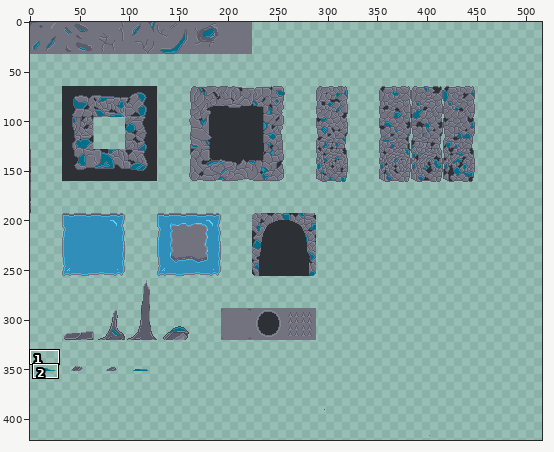
One commit to this pixel-art file: assets/tilesets/tilesets-1.aseprite. Above, an overview of the earlier version with the close-up marked.
Close-up. The starting point:
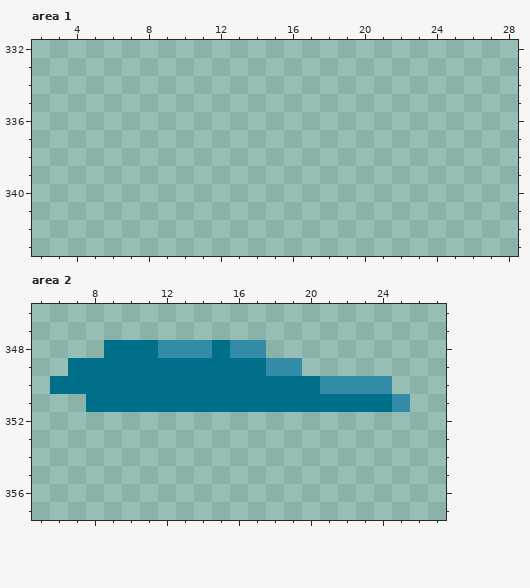
527x527 pixels, 1 frame. Colours within 5 levels of each other are drawn and written as one. Shown: area 1: x 2..28, y 332..343; area 2: x 5..27, y 346..357. The wide view leaves out empty margins. The commit also changed other parts of the picture, which this record leaves out.
After:
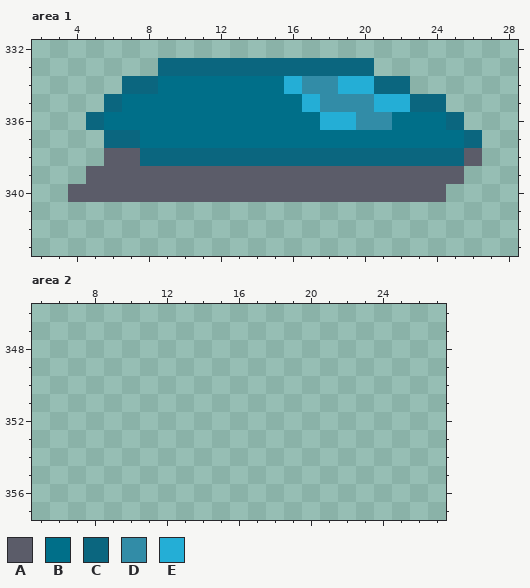
Palette (. is transparent): A #5b5c69  B #006f89  C #0b667f  D #328ca7  E #24aed6
From old to new:
Area 1:
There is now colour A in row 338 at x 6 to 7 and 26; in row 339 at x 5 to 25; in row 340 at x 4 to 24.
There is now colour B in row 334 at x 9 to 15; in row 335 at x 7 to 16; in row 336 at x 6 to 17 and 22 to 24; in row 337 at x 8 to 25.
There is now colour C in row 333 at x 9 to 20; in row 334 at x 7 to 8 and 21 to 22; in row 335 at x 6 and 23 to 24; in row 336 at x 5 and 25; in row 337 at x 6 to 7 and 26; in row 338 at x 8 to 25.
There is now colour D in row 334 at x 17 to 18; in row 335 at x 18 to 20; in row 336 at x 20 to 21.
There is now colour E in row 334 at x 16 and 19 to 20; in row 335 at x 17 and 21 to 22; in row 336 at x 18 to 19.
Area 2:
The author cleared colour B in row 348 at x 9 to 11 and 15; in row 349 at x 7 to 17; in row 350 at x 6 to 20; in row 351 at x 8 to 24.
The author cleared colour D in row 348 at x 12 to 14 and 16 to 17; in row 349 at x 18 to 19; in row 350 at x 21 to 24; in row 351 at x 25.
Boxes around the changes in both close-ups, in picture pixels (x1, y1, x2, y2):
added: (68, 58, 482, 202)
erased: (50, 340, 410, 412)
